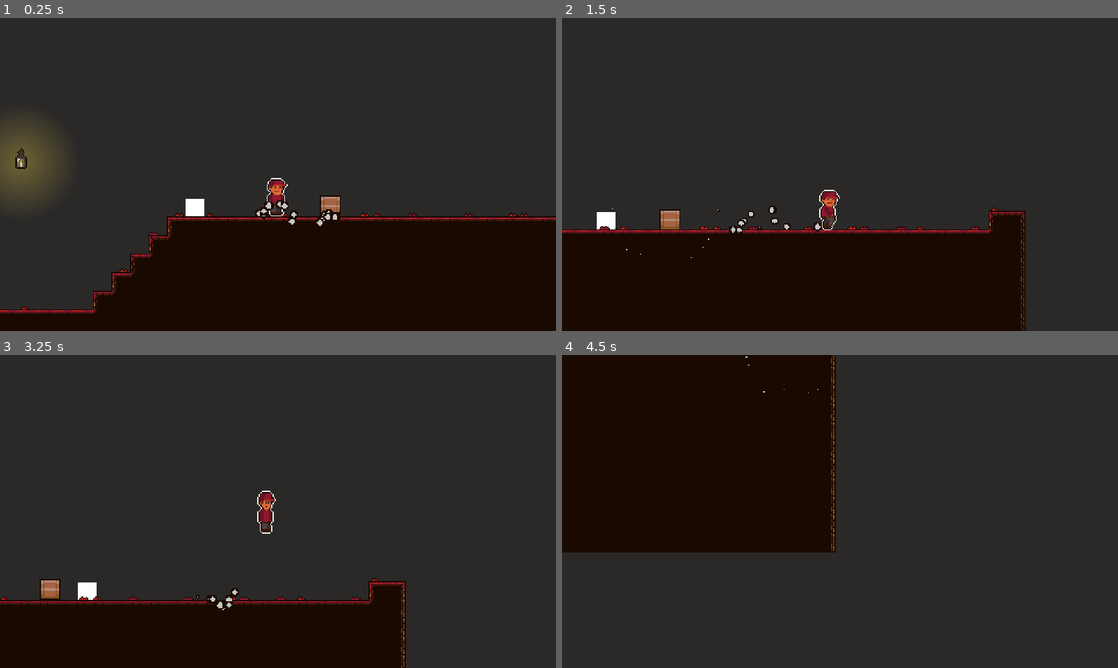
Above: before the commit, frames 1-4 (two rows, left to right).
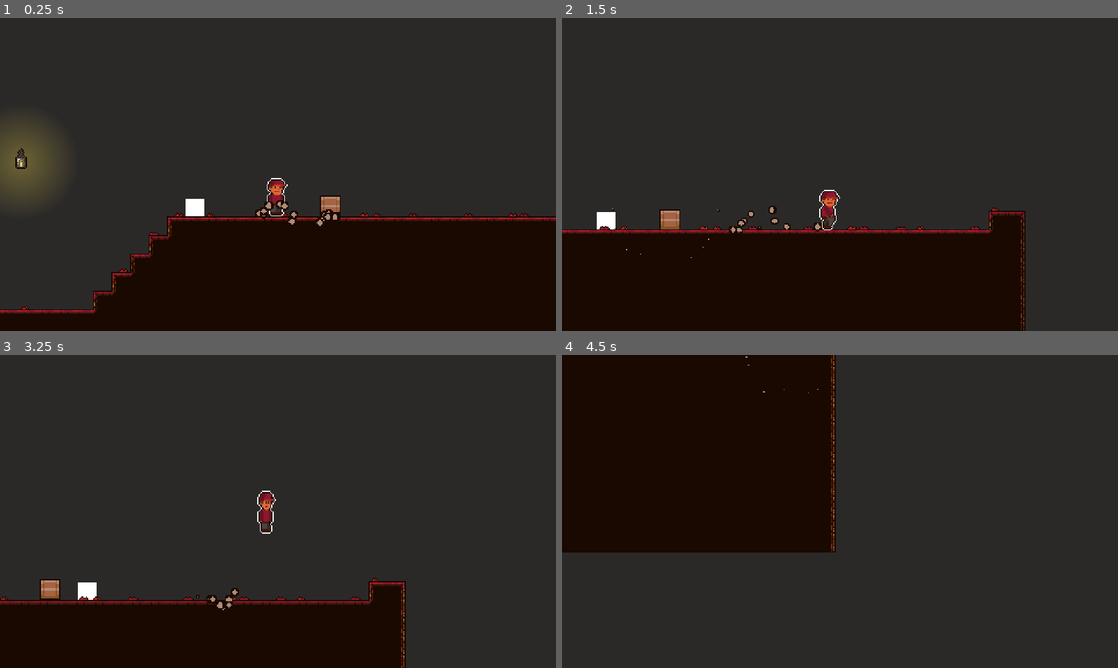
Above: after the commit, the same moments.

Repository: RemyIsCool/Carrying-Thing-Game
Game: Godot game, scene res://Scenes/TestScene.tscn
Two runs of this game, one before a commit and one after it. Both use one fixed random seed, a clock stepped at 60 frames per second and the inputs below.
Inputs:
- Up to frame 1 (0.25 s): no input
- Up to frame 2 (1.5 s): hold D (right) from 0.53 s (still down); tap Space (pick_up_throw) at 0.6, 1.35 s; tap W (jump) at 0.77 s
- Up to frame 3 (3.25 s): tap W (jump) at 1.52, 3.02 s; release D (right) at 2.03 s; hold A (left) 2.03-2.78 s; tap Space (pick_up_throw) at 2.1, 2.85 s; hold D (right) from 2.78 s (still down)
- Up to frame 4 (4.5 s): tap Space (pick_up_throw) at 3.6, 4.35 s; tap W (jump) at 3.77 s; release D (right) at 4.28 s; hold A (left) from 4.28 s (still down)

The runs differ from the first frame. In frame 1, 0.1% of the frame differs, in the area x 46-61%, y 58-67%; in frame 2, less than 0.1%; in frame 3, less than 0.1%; in frame 4, less than 0.1%.

Commit message:
Refactored box landing code ;]

Diff:
--- a/Scenes/Box.gd
+++ b/Scenes/Box.gd
@@ -16,4 +16,7 @@
 	$Sprite.visible = not GlobalNodes.player.holding
 
 func is_on_floor() -> bool:
-	return $GroundDetector.overlaps_body(GlobalNodes.tilemap)
+	for body in $GroundDetector.get_overlapping_bodies():
+		if body.is_in_group("platform"):
+			return true
+	return false
--- a/Scenes/Box.tscn
+++ b/Scenes/Box.tscn
@@ -1,8 +1,7 @@
-[gd_scene load_steps=10 format=2]
+[gd_scene load_steps=9 format=2]
 
 [ext_resource path="res://Scenes/Box.gd" type="Script" id=1]
 [ext_resource path="res://Assets/Box.png" type="Texture" id=2]
-[ext_resource path="res://Assets/SpaceText.png" type="Texture" id=3]
 [ext_resource path="res://Assets/Particle.png" type="Texture" id=4]
 
 [sub_resource type="RectangleShape2D" id=2]
@@ -61,10 +60,4 @@
 process_material = SubResource( 14 )
 texture = ExtResource( 4 )
 
-[node name="SpaceText" type="Sprite" parent="."]
-visible = false
-position = Vector2( 0, -20 )
-z_index = 4096
-texture = ExtResource( 3 )
-
 [connection signal="sleeping_state_changed" from="." to="." method="_on_Box_sleeping_state_changed"]
--- a/Scenes/Player.gd
+++ b/Scenes/Player.gd
@@ -55,7 +55,6 @@
 			holding = true
 
 	GlobalNodes.box.get_node("./Sprite").texture = preload("res://Assets/BoxTouching.png") if $BoxDetector.overlaps_body(GlobalNodes.box) and GlobalNodes.box.is_on_floor() else preload("res://Assets/Box.png")
-	GlobalNodes.box.get_node("./SpaceText").visible = $BoxDetector.overlaps_body(GlobalNodes.box) and GlobalNodes.box.is_on_floor() and not holding
 
 	GlobalNodes.joint.node_a = "../Player" if holding else ""
 
--- a/Scenes/Player.tscn
+++ b/Scenes/Player.tscn
@@ -10,7 +10,7 @@
 height = 18.0
 
 [sub_resource type="RectangleShape2D" id=2]
-extents = Vector2( 21.5, 18 )
+extents = Vector2( 9, 18 )
 
 [sub_resource type="Curve" id=4]
 _data = [ Vector2( 0, 0.506915 ), 0.0, 0.0, 0, 0, Vector2( 1, 0 ), 0.0, 0.0, 0, 0 ]
--- a/Scenes/TestScene.tscn
+++ b/Scenes/TestScene.tscn
@@ -42,7 +42,7 @@
 z_index = -1
 texture = ExtResource( 2 )
 
-[node name="TileMap" type="TileMap" parent="."]
+[node name="TileMap" type="TileMap" parent="." groups=["platform"]]
 tile_set = ExtResource( 8 )
 cell_size = Vector2( 16, 16 )
 collision_layer = 32777
Binary file changed: Assets/Particle.png
